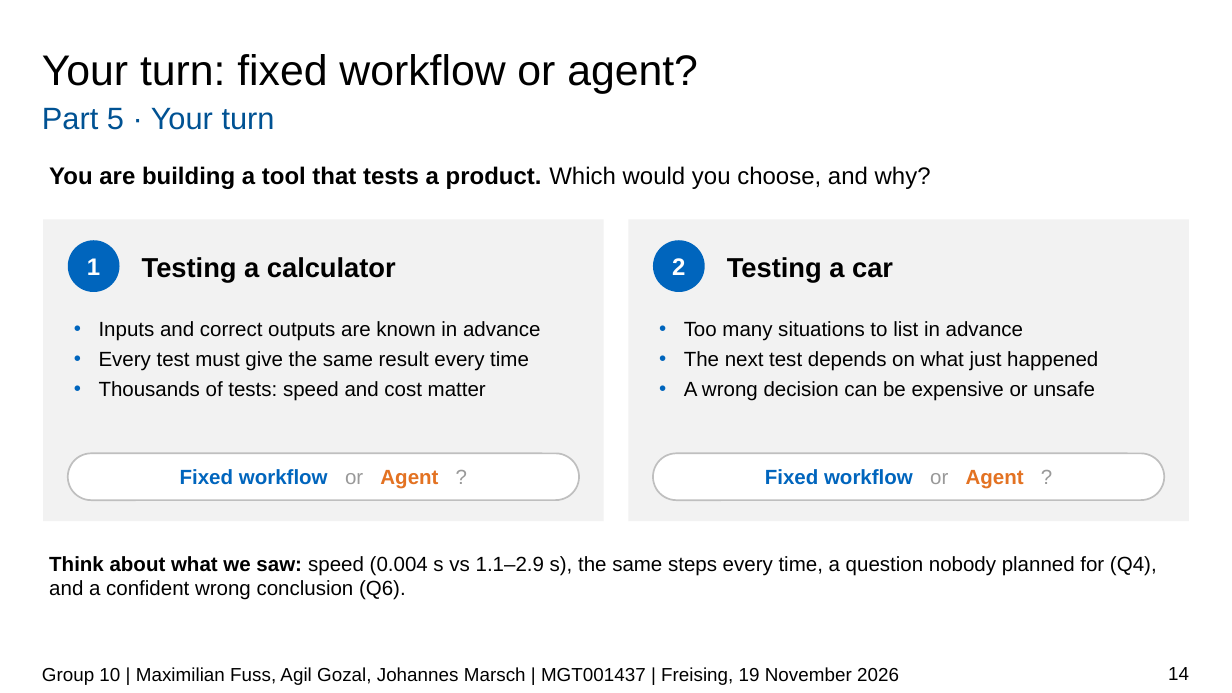
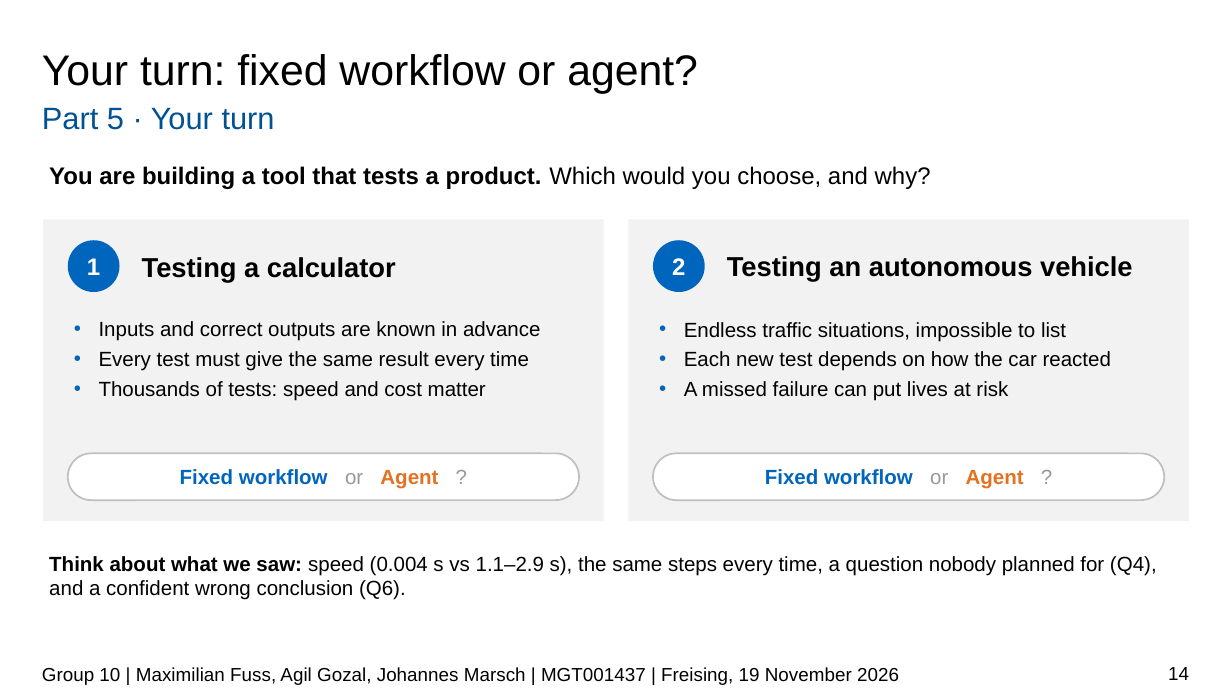
Before and after one commit to JPMarsch/Python_Group_10, a slide deck: slide 14 of presentation/G10_presentation.pptx. Drawn at 1232x693 pixels with LibreOffice and Linux fonts; fonts in the diff are those of the drawing; background and template pictures are left out. Boxes give left, top, right and bottom in pixels: in the first picture for what was removed or moved away, otherwise in the second. Text is boxed around its words. In the diff, an @@ line names an element or a change of style, - is before the commit and + after.

```diff
--- a/presentation/G10_presentation.pptx
+++ b/presentation/G10_presentation.pptx
@@ text at (x1=727, y1=256, x2=1133, y2=282): text changed @@
-Testing a car
+Testing an autonomous vehicle
@@ text at (x1=684, y1=322, x2=1111, y2=401): text changed @@
-• Too many situations to list in advance
-• The next test depends on what just happened
-• A wrong decision can be expensive or unsafe
+• Endless traffic situations, impossible to list
+• Each new test depends on how the car reacted
+• A missed failure can put lives at risk
```
Also in this commit, not shown: 4 other slides changed.
